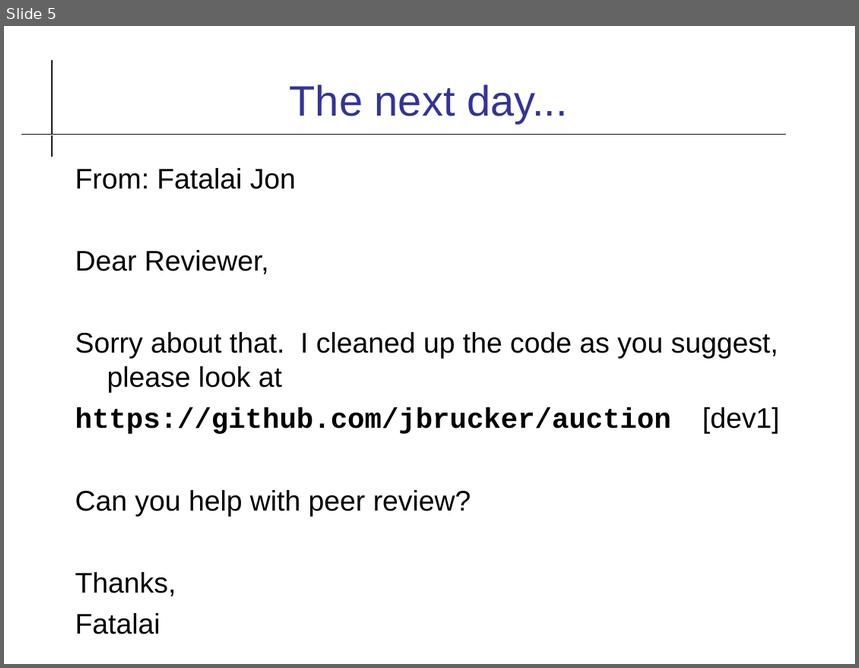
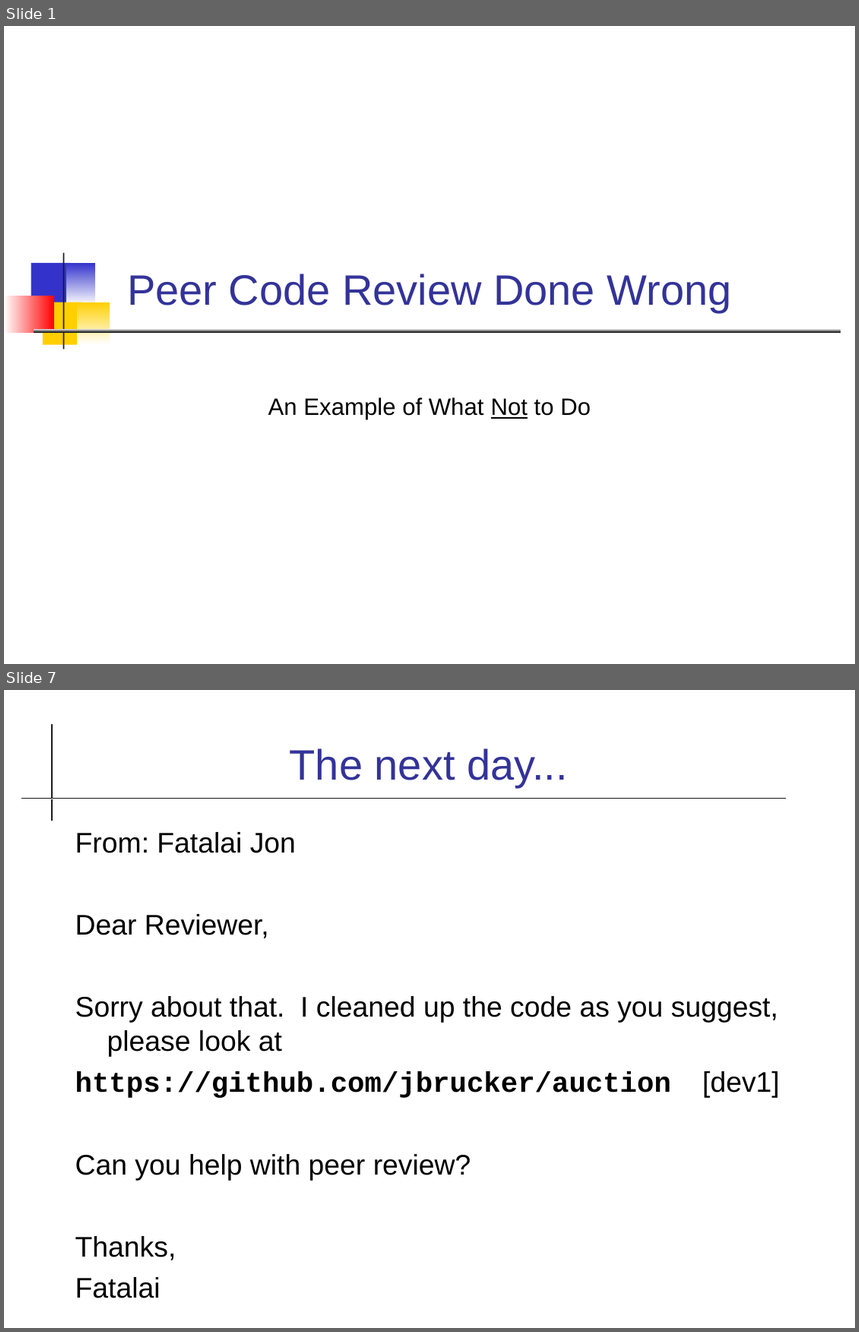
Before and after one commit to cpske/ISP, a slide deck: review/Code-Review-Practice.odp. Shown one above the other, each under a label of ours: slide 5 before the commit, slides 1 and 7 after it; the slides between them are not shown. The pictures are 859x668 and 859x1332 pixels, drawn with LibreOffice and Linux fonts; fonts in the diff are those of the drawing. Boxes give left, top, right and bottom in pixels: in the first picture for what was removed or moved away, otherwise in the second. Text is boxed around its words. In the diff, an @@ line names an element or a change of style, - is before the commit and + after.

```diff
--- a/review/Code-Review-Practice.odp
+++ b/review/Code-Review-Practice.odp
@@ slide 1 added at [4,26,855,664], background #FFFFFF @@
@@ title added at [127,274,732,313], 36 pt, text #333399 @@
+Peer Code Review Done Wrong
@@ group added at [4,253,842,350]: 7 rectangles @@
@@ subtitle added at [268,398,591,420], 20 pt, text #000000 @@
+An Example of What Not to Do
@@ what was slide 5 is now slide 7 @@
```
Also in this commit, not shown: 3 slides changed, 2 other slides added, 1 slide removed, 3 other files.
